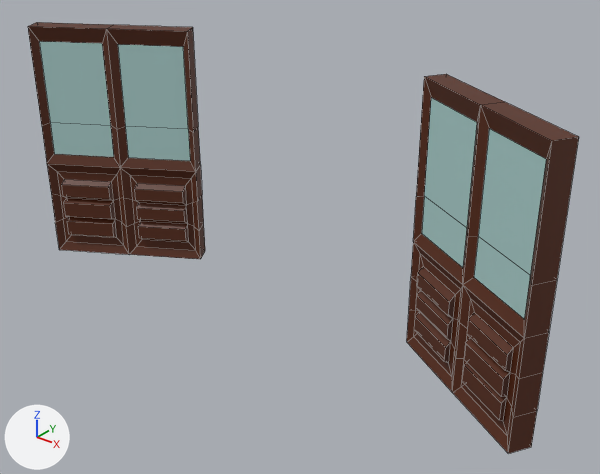
An edit to the FBX model Assets/Art/3D assets/Cabaré/env_Janela.fbx, drawn before and after from the same camera.
Rendered twice from a 50 mm camera at (8.37, -9.72, 7.74) aimed at (0.56, 0.04, 1.69). Every picture has the same lights, and +X, +Y and +Z are marked at lower left. Mesh edges are drawn as thin lines.

In view in the first picture: 'env_Janela'.
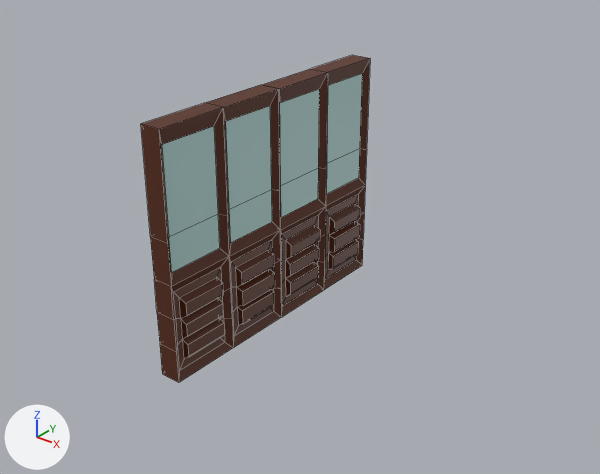
Pixel boxes [x1, y1, x2, y2] of what changed, in the pictures (600 x 474 px; the box of a moved part takes in the faces that stretch with it):
'env_Janela', reshaped, turned, rescaled: before [28, 22, 579, 454]; after [141, 55, 370, 383]
part 1 of me_cube_022, moved or reshaped: before [407, 74, 579, 454]; after [263, 55, 370, 317]
part 2 of me_cube_022, added: after [141, 85, 281, 383]
part 3 of me_cube_022, deleted: before [28, 22, 205, 259]

Diff of the bpy script that builds the scene:
```diff
--- a/Assets/Art/3D assets/Cabaré/env_Janela.fbx.py
+++ b/Assets/Art/3D assets/Cabaré/env_Janela.fbx.py
@@ me_cube_022 @@
 # used by ob_env_janela; location = (0.0, 0.0, 0.0)
-me_cube_022.from_pydata(...)  # 344 vertices, 340 faces; spans x -5.16..5.17, y -0.92..0.9, z 0.09..4.6
+me_cube_022.from_pydata(...)  # 344 vertices, 340 faces; spans x -2.99..2.96, y -0.23..0.24, z 0.02..4.16
+# me_cube_022 part 1: the loose piece of 172 vertices spanning x 2.41..5.17, y -0.91..0.9, z 0.09..4.6 is multiplied about its middle by the matrix ((0.866, -0.491, 0.0), (-0.5, -0.871, 0.0), (0.0, 0.0, 0.918)), then moved by (-2.32, 0.01, -0.26)
+# me_cube_022 part 2: a new loose piece of 172 vertices spanning x -2.99..-0.02, y -0.23..0.24, z 0.02..4.16
+# me_cube_022 part 3: the loose piece of 172 vertices spanning x -5.16..-2.41, y -0.92..0.9, z 0.09..4.6 is deleted
 me_cube_022.materials.append(mat_m_janela)
@@ ob_env_janela @@
 ob_env_janela.location = (0.0, 0.0, 0.0)
+ob_env_janela.rotation_euler = (0.0, 0.0, 1.571)  # degrees (0, 0, 90)
+ob_env_janela.scale = (0.846, 1.0, 1.0)
```
